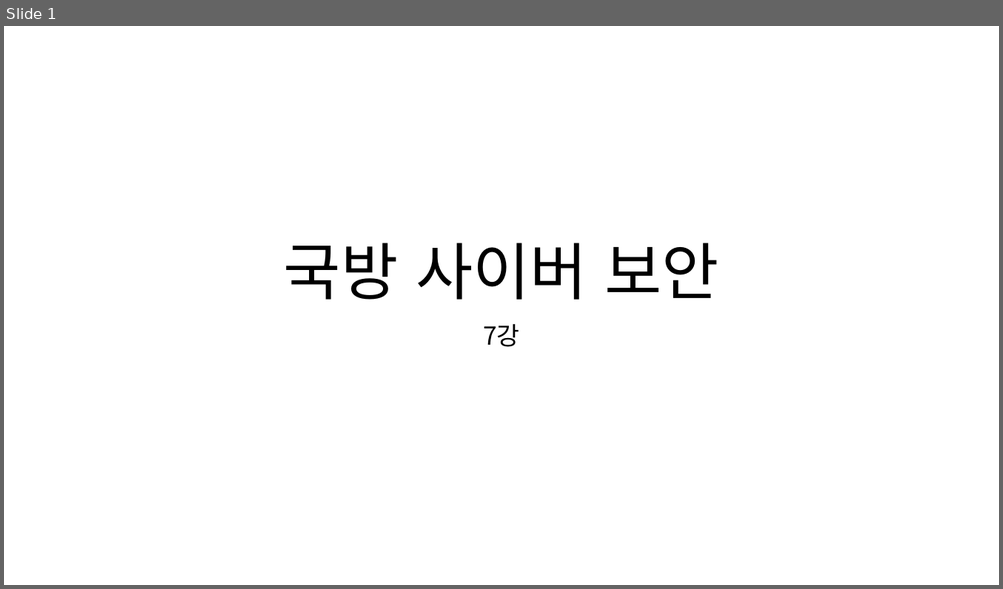
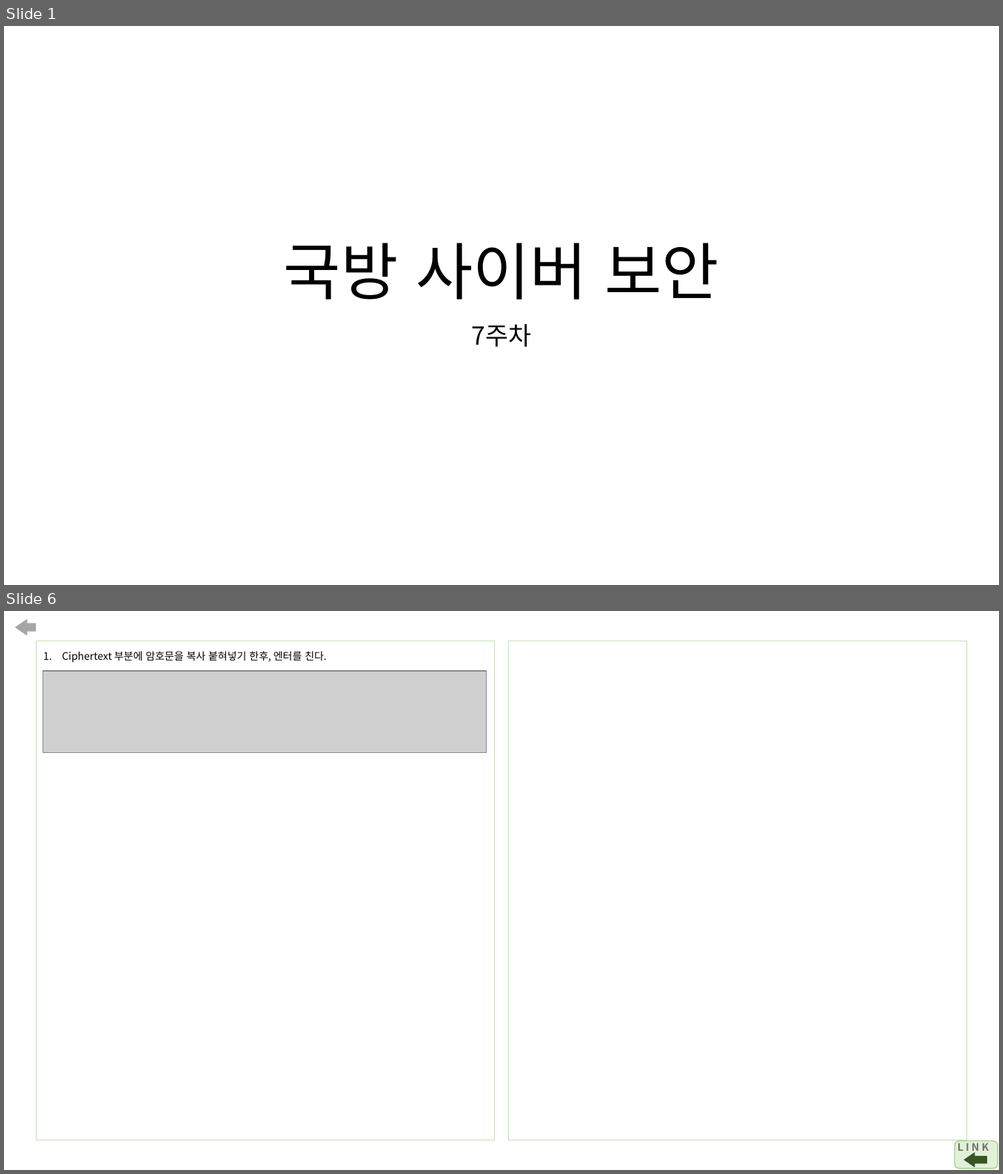
Before and after one commit to arizona95/CyberTraining, a slide deck: Lecture/student_before_class_ppt/국방사이버보안_수업전_7강.pptx. Shown one above the other, each under a label of ours: slide 1 before the commit, slides 1 and 6 after it; the slides between them are not shown. The pictures are 1003x589 and 1003x1174 pixels, drawn with LibreOffice and Linux fonts; fonts in the diff are those of the drawing; grey boxes stand for pictures. Boxes give left, top, right and bottom in pixels: in the first picture for what was removed or moved away, otherwise in the second. Text is boxed around its words. In the diff, an @@ line names an element or a change of style, - is before the commit and + after.

```diff
--- a/Lecture/student_before_class_ppt/국방사이버보안_수업전_7강.pptx
+++ b/Lecture/student_before_class_ppt/국방사이버보안_수업전_7강.pptx
@@ slide 6 added at [4, 611, 999, 1170], background #FFFFFF @@
@@ right arrow added at [15, 619, 36, 636], fill #A6A6A6 @@
@@ rectangle added at [36, 641, 494, 1140], outline #C5E0B4 0.75 pt, 10 pt, text #000000 @@
+1. Ciphertext 부분에 암호문을 복사 붙혀넣기 한후, 엔터를 친다.
@@ rectangle added at [509, 641, 967, 1140], outline #C5E0B4 0.75 pt @@
@@ picture added at [42, 671, 486, 753] @@
@@ rounded rectangle added at [955, 1142, 998, 1169], fill #E2F0D9, outline #A9D18E 1 pt @@
@@ text added at [957, 1142, 989, 1155], 10 pt, text #767171, bold @@
+L I N K
@@ right arrow added at [964, 1153, 987, 1167], fill #385723 @@
@@ slide 1 changed as well @@
@@ subtitle at [472, 324, 531, 347]: text changed @@
-7강
+7주차
```
Also in this commit, not shown: 2 other slides changed, 16 other slides added, 13 slides removed, 21 other files.
